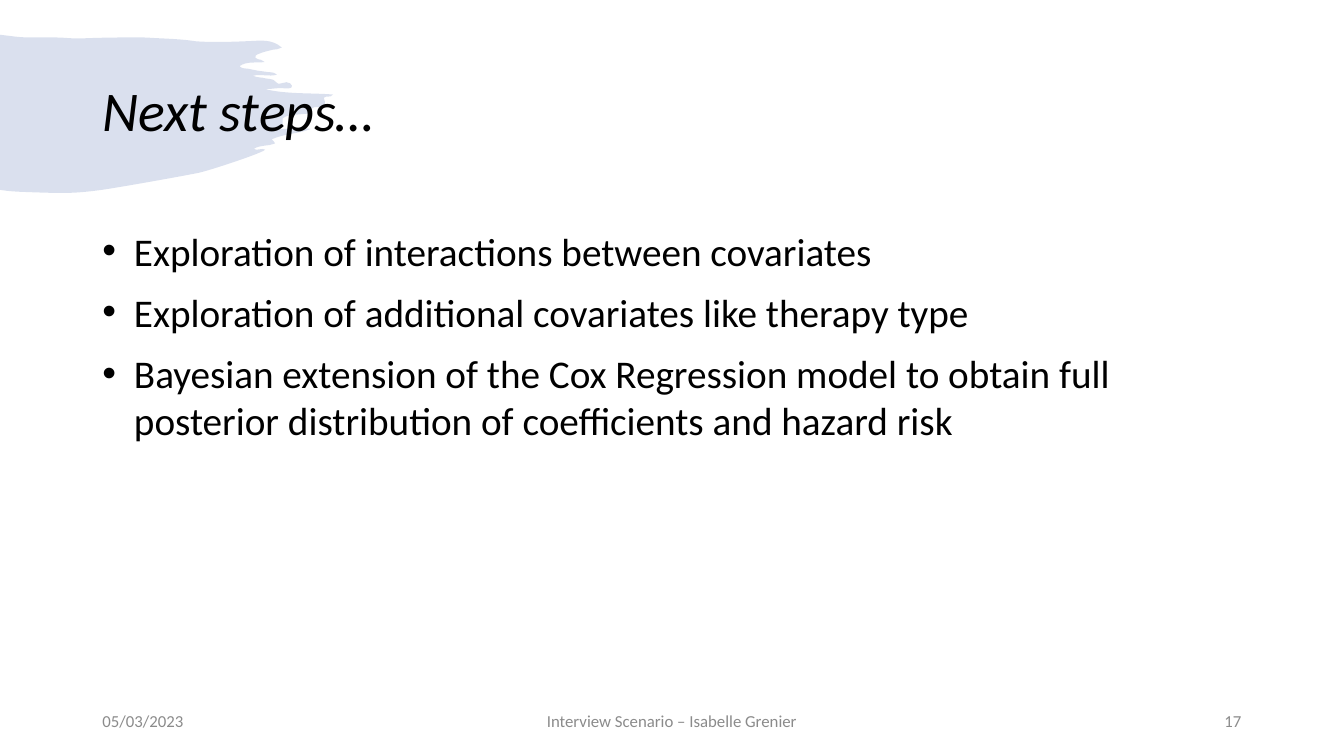
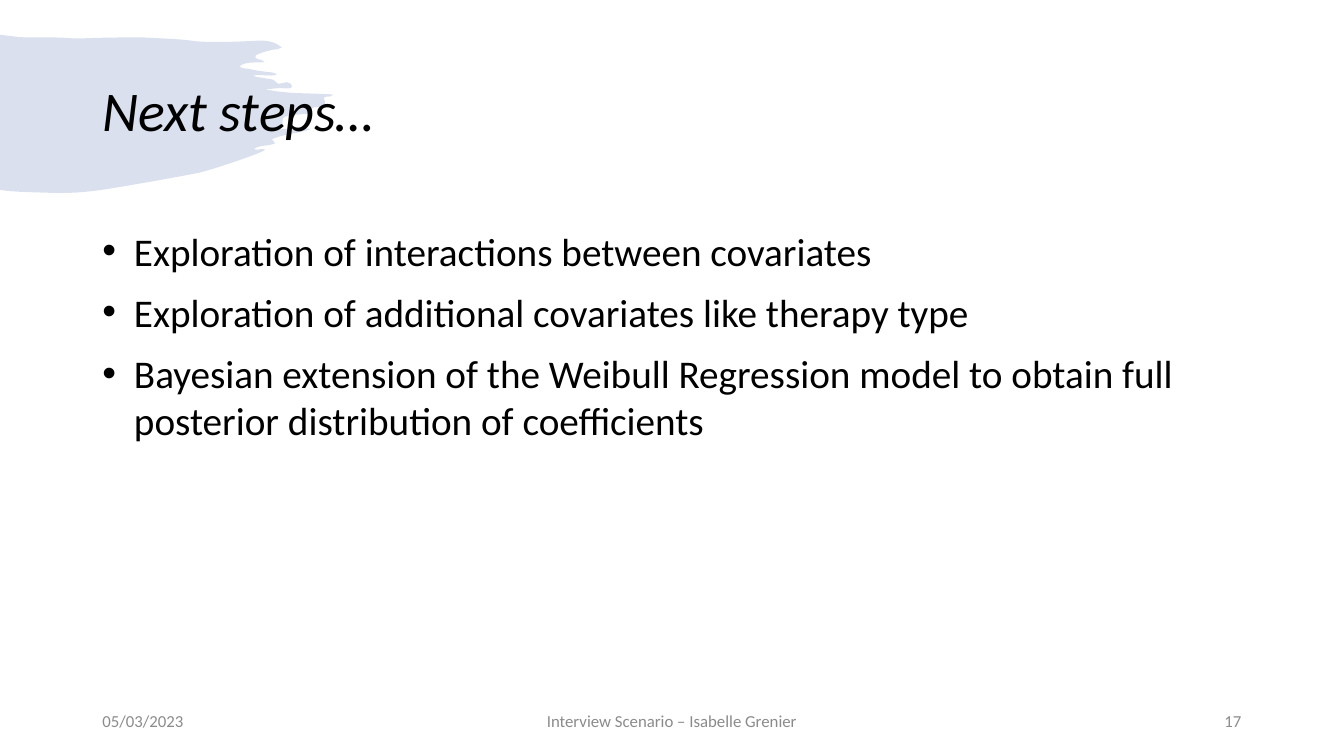
Before and after one commit to igrenier/TCGA_BRCA, a slide deck: slide 17 of presentation_05032023.pptx. Drawn at 1344x756 pixels with LibreOffice and Linux fonts; fonts in the diff are those of the drawing. Boxes give left, top, right and bottom in pixels: in the first picture for what was removed or moved away, otherwise in the second. Text is boxed around its words. In the diff, an @@ line names an element or a change of style, - is before the commit and + after.

```diff
--- a/presentation_05032023.pptx
+++ b/presentation_05032023.pptx
@@ text at <box>134,360,1172,442</box>: text changed @@
-• Bayesian extension of the Cox Regression model to obtain full posterior distribution of coefficients and hazard risk
+• Bayesian extension of the Weibull Regression model to obtain full posterior distribution of coefficients
```
Also in this commit, not shown: 7 other slides changed, 1 slide added.
